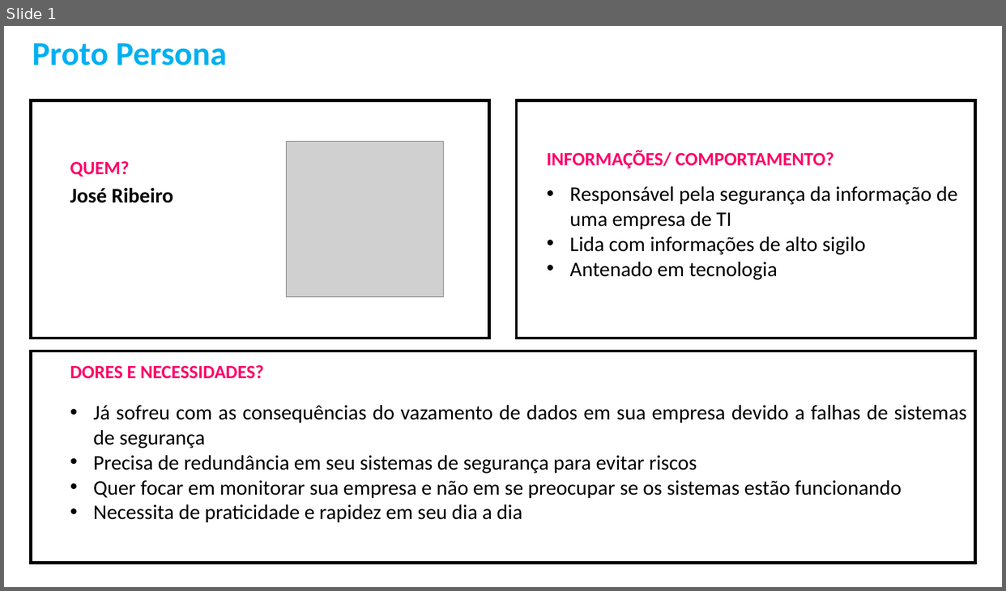
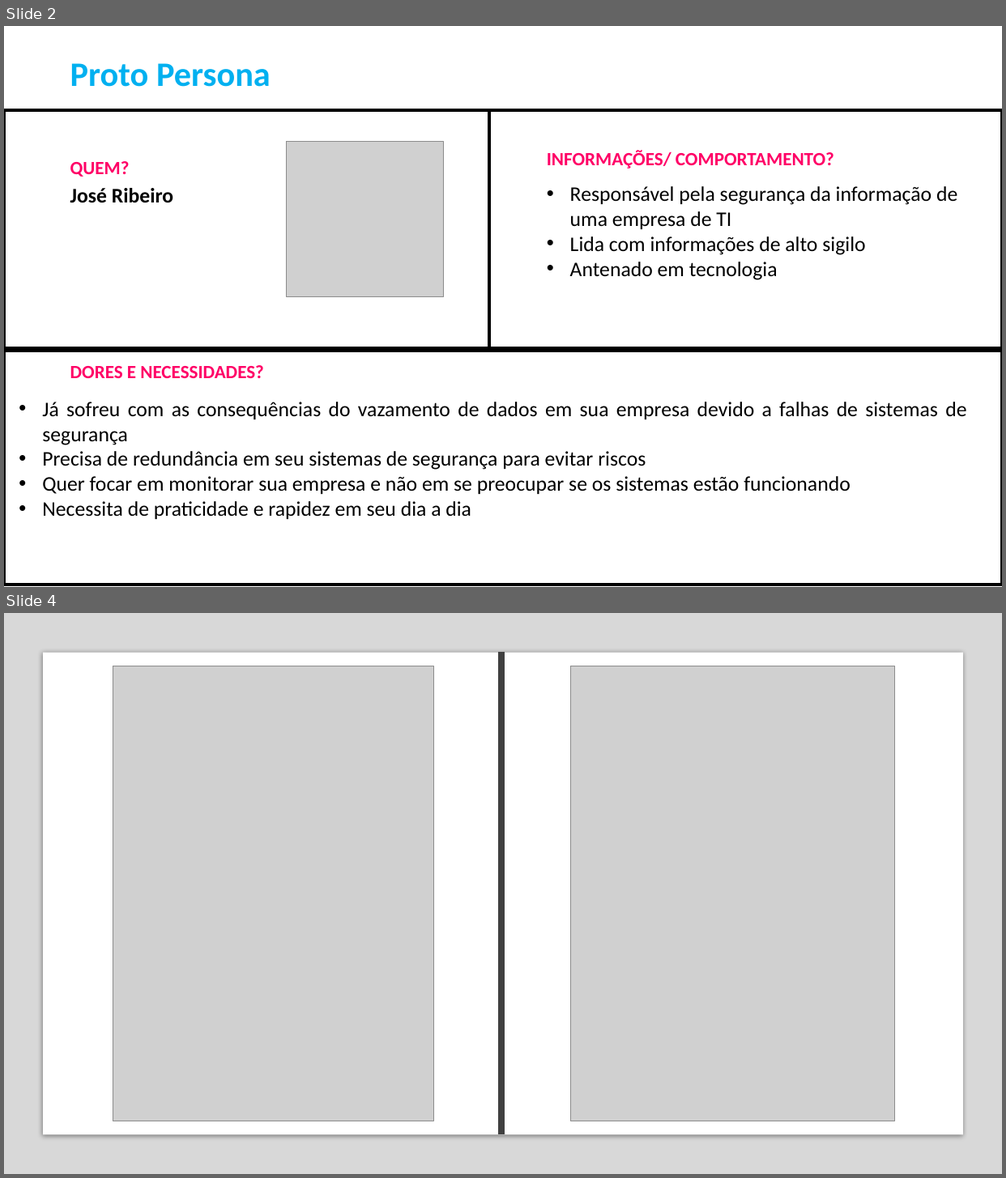
Before and after one commit to bandtec-2-semestre/Doc, a slide deck: Proto_Persona.pptx. Shown one above the other, each under a label of ours: slide 1 before the commit, slides 2 and 4 after it; the slides between them are not shown. The pictures are 1006x591 and 1006x1178 pixels, drawn with LibreOffice and Linux fonts; fonts in the diff are those of the drawing; grey boxes stand for pictures. Boxes give left, top, right and bottom in pixels: in the first picture for what was removed or moved away, otherwise in the second. Text is boxed around its words. In the diff, an @@ line names an element or a change of style, - is before the commit and + after.

```diff
--- a/Proto_Persona.pptx
+++ b/Proto_Persona.pptx
@@ slide 4 added at bbox=[4, 613, 1002, 1174], background #FFFFFF @@
@@ rectangle added at bbox=[4, 613, 1002, 1174], fill #808080 at 30% opacity @@
@@ rectangle added at bbox=[43, 653, 963, 1135], fill #FFFFFF @@
@@ line added from (502, 653) to (502, 1135), #404040 6 pt @@
@@ picture added at bbox=[113, 666, 434, 1122] @@
@@ picture added at bbox=[571, 666, 895, 1122] @@
@@ line added from (502, 707) to (502, 1081), #4E4E4E 0.5 pt @@
@@ what was slide 1 is now slide 2 @@
@@ slide 2 changed as well @@
@@ text "Proto Persona": place and size @@
-text "Proto Persona" at bbox=[32, 43, 227, 66]
+text "Proto Persona" at bbox=[70, 63, 270, 87]
@@ text "Proto Persona" at bbox=[70, 63, 270, 87]: size 32 to 33 pt @@
@@ rectangle: place and size @@
-rectangle at bbox=[31, 100, 490, 338]
+rectangle at bbox=[4, 110, 490, 348]
@@ rectangle: place and size @@
-rectangle at bbox=[517, 100, 976, 338]
+rectangle at bbox=[490, 110, 1002, 348]
@@ rectangle: place and size @@
-rectangle at bbox=[31, 352, 976, 564]
+rectangle at bbox=[4, 352, 1002, 585]
@@ text "Já sofreu com as consequências ..." rewrapped from bbox=[93, 405, 967, 523] to bbox=[42, 402, 966, 519] @@
```
Also in this commit, not shown: 8 other slides added, 8 other files.
